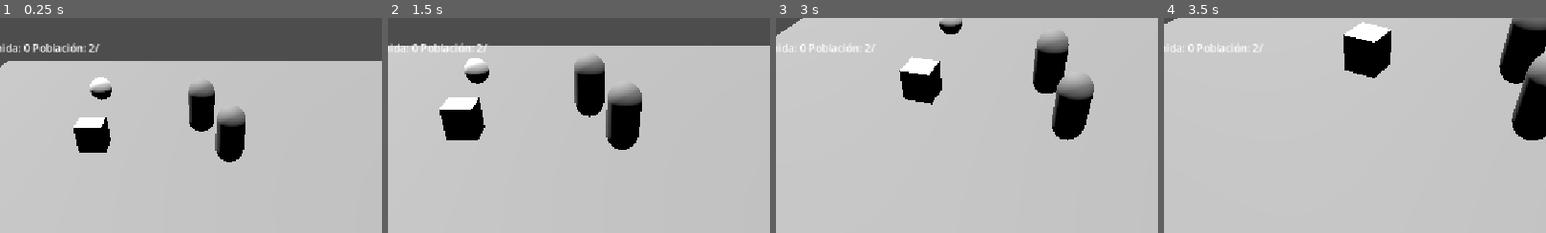
Above: before the commit, frames 1-4 (left to right).
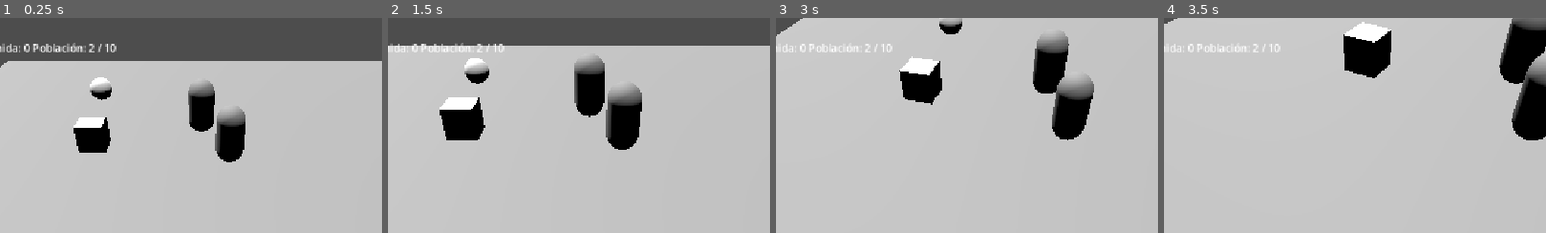
Above: after the commit, the same moments.

Repository: GonzaloDP/Proto-team-2
Game: Godot game, scene res://Escenas/Level.tscn
Two runs of this game, one before a commit and one after it. Both use one fixed random seed, a clock stepped at 60 frames per second and the inputs below.
Inputs (mouse positions are % of the whole screen's width and height, from its top left):
- Up to frame 1 (0.25 s): no input
- Up to frame 2 (1.5 s): tap Enter at 0.5 s; move the mouse to (72, 45) at 0.52 s; tap Mouse wheel up (camara_zoom_in) at 0.6 s; click (72, 45) at 0.67 s; move the mouse to (30, 55) at 1.27 s; tap Mouse wheel down (camara_zoom_out) at 1.35 s; click (30, 55) at 1.42 s
- Up to frame 3 (3 s): move the mouse to (60, 28) at 2.02 s; hold Middle mouse button (rotar) 2.03-2.78 s; click (60, 28) at 2.17 s; tap Space at 2.75 s; move the mouse to (45, 70) at 2.77 s; tap Mouse wheel up (camara_zoom_in) at 2.85 s; click (45, 70) at 2.92 s
- Up to frame 4 (3.5 s): no input
The pictures show only the part of the screen within x 24-74%, y 0-50%; the shares and areas given below are measured in that part.

The runs differ from the first frame. In frame 1, 0.1% of the frame differs, in the area x 24-31%, y 12-16%; in frame 2, less than 0.1%; in frame 3, less than 0.1%; in frame 4, less than 0.1%.
Error before the commit: Attempt to call function 'mostrar' in base 'null instance' on a null instance. (res://Scripts/level.gd:11)

Commit message:
Creación edificio vivienda

Diff:
--- a/proto-team-2/Scripts/edificio_vivienda.gd
+++ b/proto-team-2/Scripts/edificio_vivienda.gd
@@ -1,7 +1,9 @@
 extends Edificio
+
+@export var aumento_vivienda = 5
 
 func _ready() -> void:
 	pass
 
-func _process(delta: float) -> void:
-	pass
+func construir():
+	Level.aumentar_limite(aumento_vivienda)
--- a/proto-team-2/Scripts/inventario_ui.gd
+++ b/proto-team-2/Scripts/inventario_ui.gd
@@ -11,6 +11,7 @@
 
 func _ready() -> void:
 	inventario.inventario_actualizado.connect(actualizar_ui)
+	Level.poblacion_actualizada.connect(actualizar_ui)
 	actualizar_ui()
 
 func actualizar_ui():
@@ -18,4 +19,4 @@
 	piedra_label.text = "Piedra: " + str(inventario.get_recurso(Recurso.Tipo_Recurso.PIEDRA))
 	metal_label.text = "Metal: " + str(inventario.get_recurso(Recurso.Tipo_Recurso.METAL))
 	comida_label.text = "Comida: " + str(inventario.get_recurso(Recurso.Tipo_Recurso.COMIDA))
-	poblacion_label.text = "Población: " + str("2/ " )
+	poblacion_label.text = "Población: " + str(Level.unidades_actuales," / ", Level.limite_unidades)
--- a/proto-team-2/Scripts/level.gd
+++ b/proto-team-2/Scripts/level.gd
@@ -1,15 +1,14 @@
 extends Node3D
 #Este script es solo para hacer unas validaciones, luego se puede borrar
 
-@onready var tooltip = $UI/Tooltip
-@onready var cantidad_maxima_unidades: int
+signal poblacion_actualizada
 
+var cantidad_maxima_unidades: int = 5
 var unidades_actuales: int = 0
 var limite_unidades: int = 10
 
 func _ready() -> void:
-	tooltip.mostrar("Madera ", 25)
-	cantidad_maxima_unidades = 5
+	pass
 
 func _process(delta: float) -> void:
 	pass
@@ -20,6 +19,12 @@
 func agregar_unidad():
 	if puede_crear_unidad():
 		unidades_actuales += 1
+		poblacion_actualizada.emit()
+
+func quitar_unidades():
+	if unidades_actuales > 0:
+		unidades_actuales -= 1
+		poblacion_actualizada.emit()
 
 func aumentar_limite(cantidad: int):
 	limite_unidades += cantidad
--- a/proto-team-2/Scripts/unidad.gd
+++ b/proto-team-2/Scripts/unidad.gd
@@ -17,6 +17,7 @@
 
 func _ready() -> void:
 #	traitList.append(Rasgo.new("Movement Speed", 10)) Esta línea de código es puramente de Debug. Es simplemente un rasgo de prueba para mostrar que el sistema funciona. Luego lo borramos, okay?
+	Level.agregar_unidad()
 	satiety = initialSatiety
 	target_position = global_position
 	applyTraits()	#Al inicializar a la unidad, esta recorre su lista de rasgos y aplica las modificaciones correspondiente …(184 unchanged characters)…
